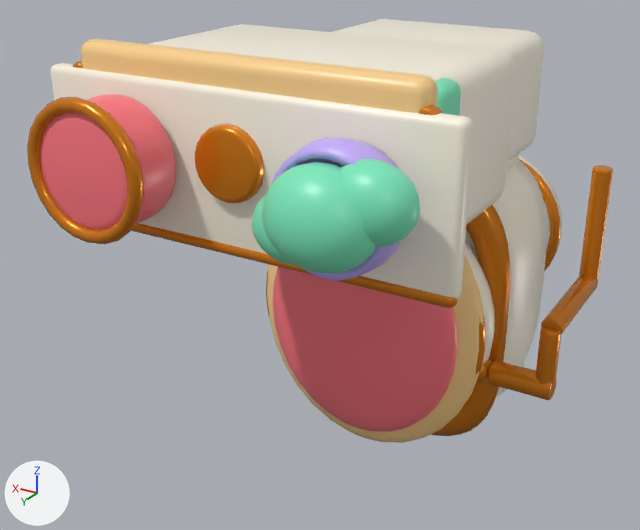
One commit to the FBX model Assets/Art/PremiumFurniture/Models/BathroomToilet_Premium.fbx: the scene before it, then after it.
Both versions are drawn from a 50 mm lens placed at (-0.902, 2.562, 0.828), pointed at (0.12, 0.858, -0.024). The lights are fixed; the arrows at lower left show +X, +Y and +Z. The first picture is the older version. Vertices at exactly the same position are counted once.

In view in the first picture: 'BathroomToilet'.
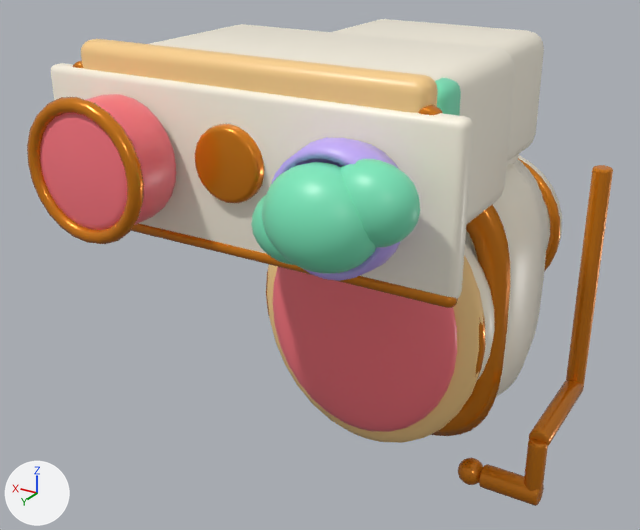
Edits to the bpy script that builds the scene:
```text
Change me_bathroomtoiletmesh:
    used by ob_bathroomtoilet; location = (0.0, 0.0, 0.0)
    remove me_bathroomtoiletmesh.from_pydata(...)  # 6983 vertices, 7074 faces; spans x -0.46..0.43, y 0.0..1.54, z -0.52..0.56
    add me_bathroomtoiletmesh.from_pydata(...)  # 6983 vertices, 7074 faces; spans x -0.46..0.43, y 0.0..1.54, z -0.58..0.56
    me_bathroomtoiletmesh part 1: the loose piece of 112 vertices spanning x -0.46..-0.4, y 0.46..0.76, z -0.12..-0.07 is moved by (0.0, 0.0, -0.3)
    me_bathroomtoiletmesh part 2: the loose piece of 192 vertices spanning x -0.45..-0.41, y 0.74..0.78, z -0.27..-0.09 is moved by (0.0, 0.0, -0.3)
    me_bathroomtoiletmesh part 3: the loose piece of 112 vertices spanning x -0.45..-0.3, y 0.73..0.79, z -0.27..-0.22 is moved by (0.0, 0.0, -0.3)
    me_bathroomtoiletmesh part 4: the loose piece of 146 vertices spanning x -0.3..-0.23, y 0.73..0.79, z -0.28..-0.21 is moved by (0.0, 0.0, -0.3)
    me_bathroomtoiletmesh part 5: 48 of the vertices in x -0.45..-0.41, y 0.44..0.48, z -0.09 are moved by (0.0, 0.0, -0.3)
```

Location of each change, (x1, y1, x2, y2) in pixels of the pictures (640 x 530 px; the box of a moved part takes in the faces that stretch with it):
'BathroomToilet', reshaped (15% taller): before (27, 19, 613, 443); after (27, 19, 613, 506)
part 1 of me_bathroomtoiletmesh, moved or reshaped: before (541, 275, 598, 334); after (529, 379, 584, 445)
part 2 of me_bathroomtoiletmesh, moved or reshaped: before (536, 327, 561, 396); after (524, 439, 548, 502)
part 3 of me_bathroomtoiletmesh, moved or reshaped: before (488, 360, 557, 400); after (479, 464, 544, 506)
part 4 of me_bathroomtoiletmesh, moved or reshaped: before (477, 359, 492, 382); after (458, 458, 483, 485)
part 5 of me_bathroomtoiletmesh, moved or reshaped: before (579, 169, 613, 281); after (566, 169, 613, 385)
